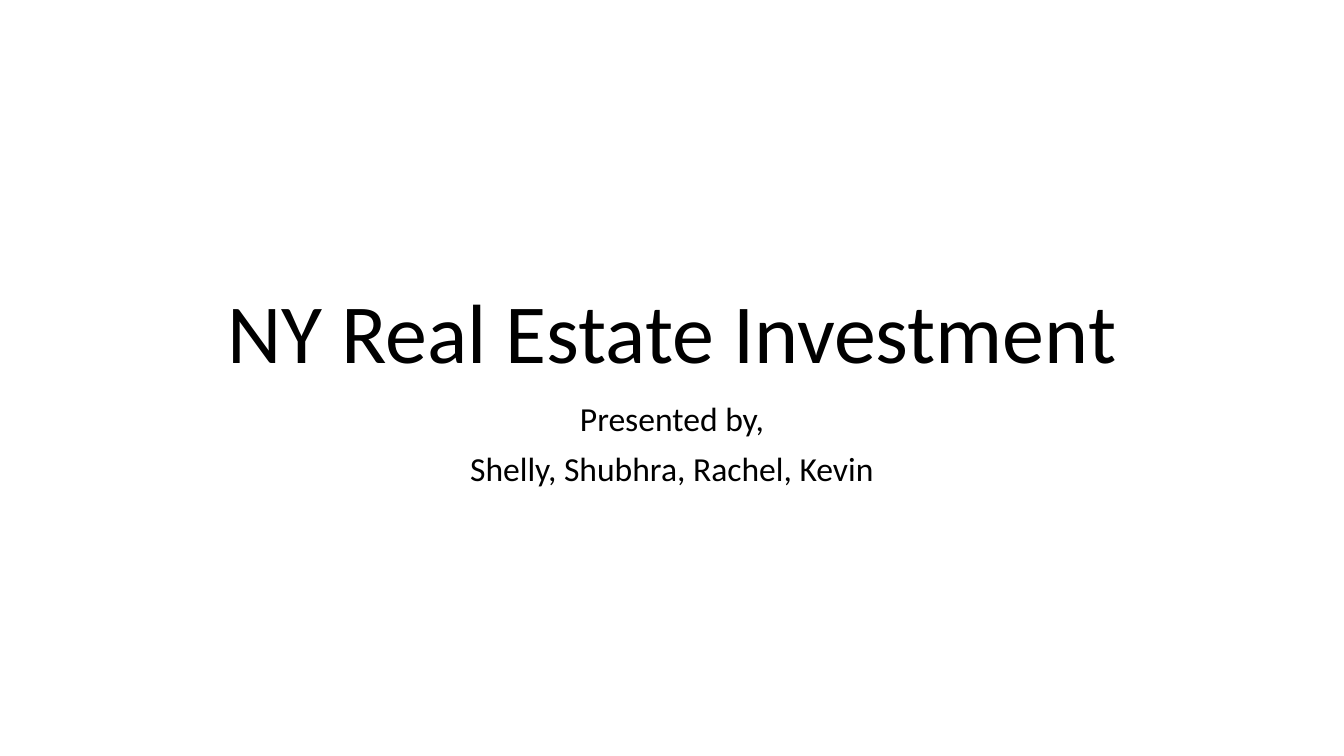
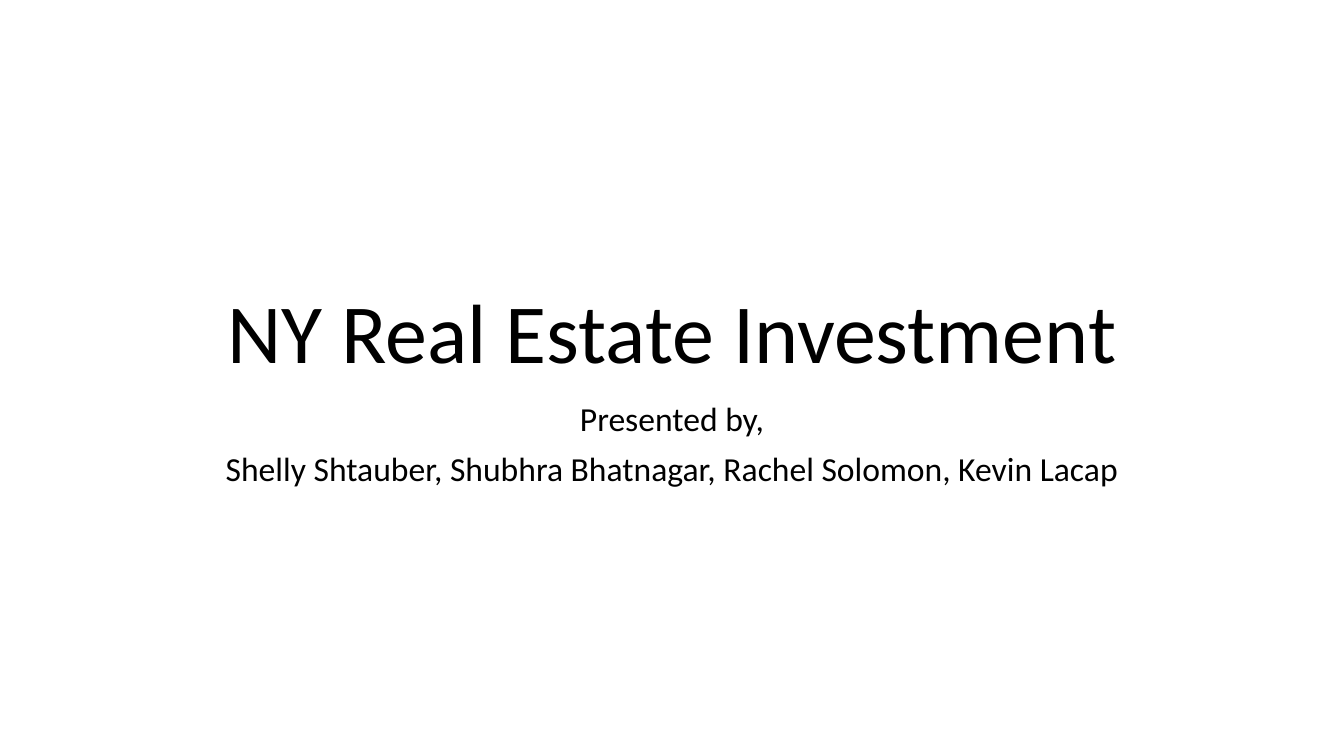
Before and after one commit to ShakedRj/NYC_Real_Estate, a slide deck: slide 1 of NY Real Estate Investment.pptx. Drawn at 1344x756 pixels with LibreOffice and Linux fonts; fonts in the diff are those of the drawing. Boxes give left, top, right and bottom in pixels: in the first picture for what was removed or moved away, otherwise in the second. Text is boxed around its words. In the diff, an @@ line names an element or a change of style, - is before the commit and + after.

```diff
--- a/NY Real Estate Investment.pptx
+++ b/NY Real Estate Investment.pptx
@@ subtitle at [226,457,1118,487]: text changed @@
-Shelly, Shubhra, Rachel, Kevin
+Shelly Shtauber, Shubhra Bhatnagar, Rachel Solomon, Kevin Lacap
```
Also in this commit, not shown: 2 other slides changed, 7 slides added, 6 slides removed.
